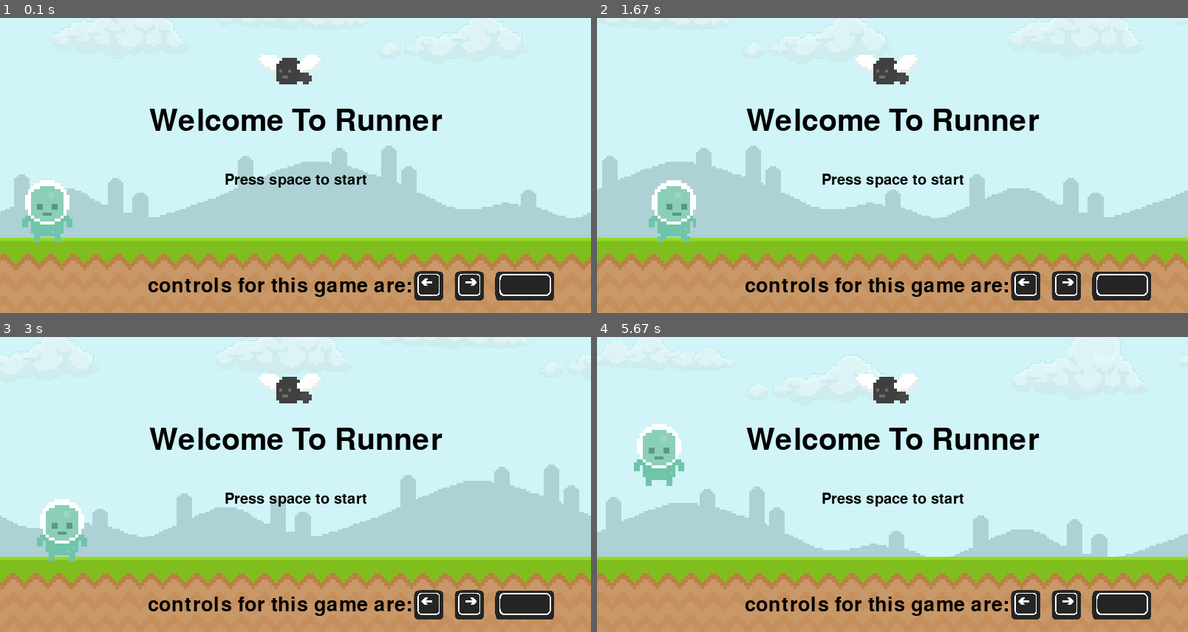
Above: before the commit, frames 1-4 (two rows, left to right).
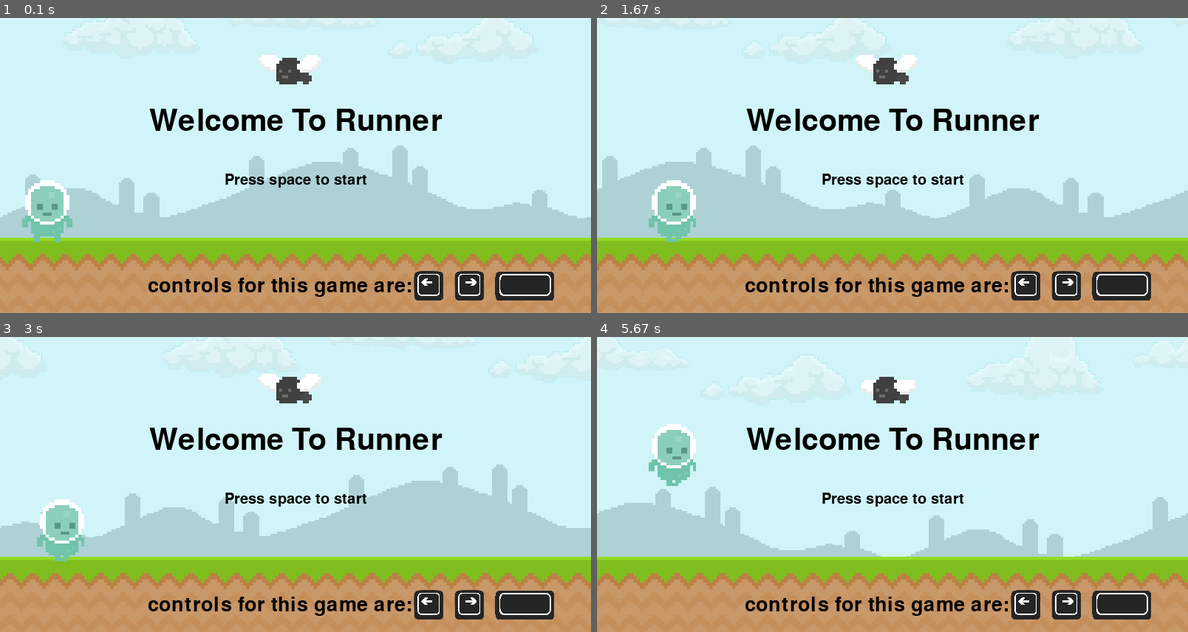
Above: after the commit, the same moments.

Repository: Mraakz/pygame-Learn
Game: pygame game, started from main.py
The game is run twice, just before and just after one commit, with the same random seed, the same clock (stepped at 60 frames per second) and the same inputs.
Inputs:
- Up to frame 1 (0.1 s): no input
- Up to frame 2 (1.67 s): tap Space at 0.33 s; hold Right 0.67-1.13 s; hold Right 1.17-1.63 s
- Up to frame 3 (3 s): hold Left 1.67-2.2 s; hold Left 2.23-2.63 s; hold Right from 2.67 s (still down)
- Up to frame 4 (5.67 s): release Right at 3.3 s; hold Esc 3.33-3.8 s; hold Left 3.33-3.8 s; tap Space at 3.9, 4.2, 4.4, 4.7, 4.9, 5.2, 5.4 s; hold Right 4.33-4.8 s; hold Right 4.83-5.3 s; hold Left from 5.33 s (still down)

The runs differ from the first frame. In frame 1, 6.2% of the frame differs, in the area x 0-100%, y 0-86%; in frame 2, 0.3%; in frame 3, 8.1%; in frame 4, 10%.

Commit message:
11/21/2023

Diff:
--- a/main.py
+++ b/main.py
@@ -73,10 +73,10 @@
 CUSTOM_EVEN = pygame.USEREVENT + 5
 
 # Create a timer to trigger the custom event after a delay (1000 milliseconds)
-pygame.time.set_timer(PLAYER_MOVEMENT, 300)
+pygame.time.set_timer(PLAYER_MOVEMENT, 400)
 pygame.time.set_timer(FLY_MOVEMENT, 500)
-pygame.time.set_timer(SKY_MOVEMENT, 25)
-pygame.time.set_timer(GROUND_MOVEMENT, 20)
+pygame.time.set_timer(SKY_MOVEMENT, 20)
+pygame.time.set_timer(GROUND_MOVEMENT, 15)
 pygame.time.set_timer(CUSTOM_EVEN, 1000)
 
 running = True
@@ -112,6 +112,8 @@
 spx = 670
 spy = 343
 
+start = False
+
 def starting():
     screen.blit(text1,(txx1, txy1))
     screen.blit(text2,(txx2, txy2))
@@ -136,70 +138,78 @@
         if event.type == pygame.QUIT:
             pygame.quit()
             exit()
-
-        if event.type == PLAYER_MOVEMENT:
-            im = (im + 1) % len(list)
-            player = pygame.image.load(list[im])
-
-        if event.type == FLY_MOVEMENT:
-            fl = (fl + 1) % len(list1)
-            fly = pygame.image.load(list1[fl])
-
-        if event.type == SKY_MOVEMENT:
-            sx-= 5
-            if sx <= -805:
-                sx = 800
-                print("picture sky1 has reach out of screen")
-            else:
-                if sx != 800:
-                    s2x -= 5
-                    if s2x == -800:
-                        s2x = 800
-                        print("picture sky2 has reach out of screen")
-
-        if event.type == GROUND_MOVEMENT:
-            gx-= 5
-            if gx <= -805:
-                gx = 800
-                print("picture ground1 has reach out of screen")
-                #print(txt_width, txt_height)
-            else:
-                if gx != 800:
-                    g2x -= 5
-                    if g2x == -800:
-                        g2x = 800
-                        print("picture ground2 has reach out of screen")
-
-
-        elif event.type == pygame.KEYDOWN and event.key == pygame.K_SPACE:
-            spaced()
-            print("Spacebar pressed - Action 1")
-
-
-        elif event.type == CUSTOM_EVEN and space:
-            while y != 220:
-                y += 2
-            sy -= 30
-            s2y -= 30
-            print("Action 2")
-            space = False
-            prespace = space
-
-        elif event.type == pygame.KEYDOWN and event.key == pygame.K_RIGHT:
-            right = True
-            print("right button has been pressed")
-
-        elif event.type == pygame.KEYDOWN and event.key == pygame.K_LEFT:
-            left = True
-            print("left button has been pressed")
-
-        while right:
-            x+=20
-            right = False
-
-        while left:
-            x-=20
-            left = False
+        if event.type == pygame.KEYDOWN and event.key == pygame.K_SPACE:
+            start = True
+            print("started")
+
+        if event.type == pygame.KEYDOWN and event.key == pygame.K_ESCAPE:
+            start = False
+            print("user have pressed escape")
+
+        if start == True:
+            if event.type == PLAYER_MOVEMENT:
+                im = (im + 1) % len(list)
+                player = pygame.image.load(list[im])
+
+            if event.type == FLY_MOVEMENT:
+                fl = (fl + 1) % len(list1)
+                fly = pygame.image.load(list1[fl])
+
+            if event.type == SKY_MOVEMENT:
+                sx-= 5
+                if sx <= -805:
+                    sx = 800
+                    print("picture sky1 has reach out of screen")
+                else:
+                    if sx != 800:
+                        s2x -= 5
+                        if s2x == -800:
+                            s2x = 800
+                            print("picture sky2 has reach out of screen")
+
+            if event.type == GROUND_MOVEMENT:
+                gx-= 5
+                if gx <= -805:
+                    gx = 800
+                    print("picture ground1 has reach out of screen")
+                    #print(txt_width, txt_height)
+                else:
+                    if gx != 800:
+                        g2x -= 5
+                        if g2x == -800:
+                            g2x = 800
+                            print("picture ground2 has reach out of screen")
+
+
+            elif event.type == pygame.KEYDOWN and event.key == pygame.K_SPACE:
+                spaced()
+                print("Spacebar pressed - Action 1")
+
+
+            elif event.type == CUSTOM_EVEN and space:
+                while y != 220:
+                    y += 2
+                sy -= 30
+                s2y -= 30
+                print("Action 2")
+                space = False
+                prespace = space
+
+            elif event.type == pygame.KEYDOWN and event.key == pygame.K_RIGHT:
+                right = True
+                print("right button has been pressed")
+
+            elif event.type == pygame.KEYDOWN and event.key == pygame.K_LEFT:
+                left = True
+                print("left button has been pressed")
+
+            while right:
+                x+=20
+                right = False
+
+            while left:
+                x-=20
+                left = False
 
     pygame.display.update()
     clock.tick(360)
--- a/test.py
+++ b/test.py
@@ -5,11 +5,7 @@
 prespace = False
 
 def spaced():
-    global space
-    global prespace
-    global y
-    global sy
-    global s2y
+    global space, prespace, y, sy, s2y
     if not prespace:
         prespace = True
         space = True
@@ -53,8 +49,8 @@
 text2 = font2.render('controls for this game are:', True, 'Black')
 text3 = font3.render('Press space to start', True, 'Black')
 
-#txt_width = text2.get_width()
-#txt_height = text2.get_height()
+txt_width = text1.get_width()
+txt_height = text1.get_height()
 
 
 #player and fly list of images to scroll thru
@@ -73,10 +69,10 @@
 CUSTOM_EVEN = pygame.USEREVENT + 5
 
 # Create a timer to trigger the custom event after a delay (1000 milliseconds)
-pygame.time.set_timer(PLAYER_MOVEMENT, 300)
+pygame.time.set_timer(PLAYER_MOVEMENT, 400)
 pygame.time.set_timer(FLY_MOVEMENT, 500)
-pygame.time.set_timer(SKY_MOVEMENT, 25)
-pygame.time.set_timer(GROUND_MOVEMENT, 20)
+pygame.time.set_timer(SKY_MOVEMENT, 20)
+pygame.time.set_timer(GROUND_MOVEMENT, 15)
 pygame.time.set_timer(CUSTOM_EVEN, 1000)
 
 running = True
@@ -130,9 +126,26 @@
     screen.blit(fly,(350,50))
     screen.blit(player,(x , y))
 
+def text_out():
+    global txt_width, txt_height
+    global txy1, txy2, txy3, lay, ray, spy, text1
+    text1 = font1.render("Game Paused", True, "BLACK")
+    txt_width = text1.get_width()
+    txt_height = text1.get_height()
+    txy1, txy2, txy3 = -41, 429, 420
+    lay, ray, spy = 440, 440, 440
+
+def text_in():
+    global txy1, txx1, txy2, txy3, lay, ray, spy
+    txx1, txy1 = 261, 130
+    txy2, txy3 = 350, 210
+    lay, ray, spy = 343, 343, 343
+
+
 while running:
     images()
     starting()
+
 
     for event in pygame.event.get():
         if event.type == pygame.QUIT:
@@ -140,11 +153,14 @@
             exit()
         if event.type == pygame.KEYDOWN and event.key == pygame.K_SPACE:
             start = True
+            text_out()
             print("started")
 
         if event.type == pygame.KEYDOWN and event.key == pygame.K_ESCAPE:
             start = False
+            text_in()
             print("user have pressed escape")
+            print(txt_width,txt_height)
 
         if start == True:
             if event.type == PLAYER_MOVEMENT:
--- a/test2.py
+++ b/test2.py
@@ -5,11 +5,7 @@
 prespace = False
 
 def spaced():
-    global space
-    global prespace
-    global y
-    global sy
-    global s2y
+    global space, prespace, y, sy, s2y
     if not prespace:
         prespace = True
         space = True
@@ -53,8 +49,8 @@
 text2 = font2.render('controls for this game are:', True, 'Black')
 text3 = font3.render('Press space to start', True, 'Black')
 
-#txt_width = text2.get_width()
-#txt_height = text2.get_height()
+txt_width = text1.get_width()
+txt_height = text1.get_height()
 
 
 #player and fly list of images to scroll thru
@@ -73,10 +69,10 @@
 CUSTOM_EVEN = pygame.USEREVENT + 5
 
 # Create a timer to trigger the custom event after a delay (1000 milliseconds)
-pygame.time.set_timer(PLAYER_MOVEMENT, 300)
+pygame.time.set_timer(PLAYER_MOVEMENT, 400)
 pygame.time.set_timer(FLY_MOVEMENT, 500)
-pygame.time.set_timer(SKY_MOVEMENT, 25)
-pygame.time.set_timer(GROUND_MOVEMENT, 20)
+pygame.time.set_timer(SKY_MOVEMENT, 20)
+pygame.time.set_timer(GROUND_MOVEMENT, 15)
 pygame.time.set_timer(CUSTOM_EVEN, 1000)
 
 running = True
@@ -130,9 +126,26 @@
     screen.blit(fly,(350,50))
     screen.blit(player,(x , y))
 
+def text_out():
+    global txt_width, txt_height
+    global txy1, txy2, txy3, lay, ray, spy, text1
+    text1 = font1.render("Game Paused", True, "BLACK")
+    txt_width = text1.get_width()
+    txt_height = text1.get_height()
+    txy1, txy2, txy3 = -41, 429, 420
+    lay, ray, spy = 440, 440, 440
+
+def text_in():
+    global txy1, txx1, txy2, txy3, lay, ray, spy
+    txx1, txy1 = 261, 130
+    txy2, txy3 = 350, 210
+    lay, ray, spy = 343, 343, 343
+
+
 while running:
     images()
     starting()
+
 
     for event in pygame.event.get():
         if event.type == pygame.QUIT:
@@ -140,11 +153,14 @@
             exit()
         if event.type == pygame.KEYDOWN and event.key == pygame.K_SPACE:
             start = True
+            text_out()
             print("started")
 
         if event.type == pygame.KEYDOWN and event.key == pygame.K_ESCAPE:
             start = False
+            text_in()
             print("user have pressed escape")
+            print(txt_width,txt_height)
 
         if start == True:
             if event.type == PLAYER_MOVEMENT:
